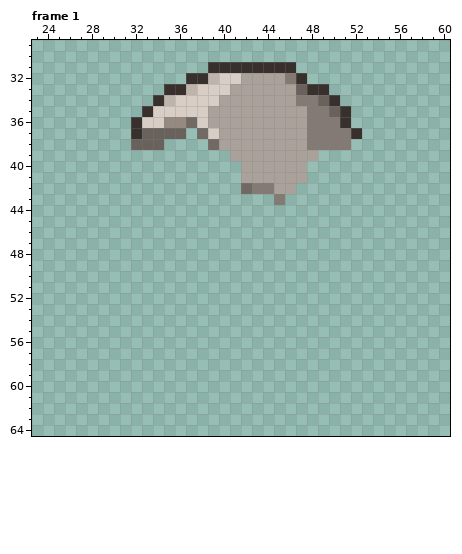
File history of a pixel-art file, Assets/Sprites/Terrin/Sprite-STONE.aseprite. Above, as it was before the edit.
80x80 pixels, 4 frames. Colours within 5 levels of each other are drawn and written as one. Shown: frame 1: x 23..60, y 29..64. The commit also changed other frames, which this record leaves out.
New version:
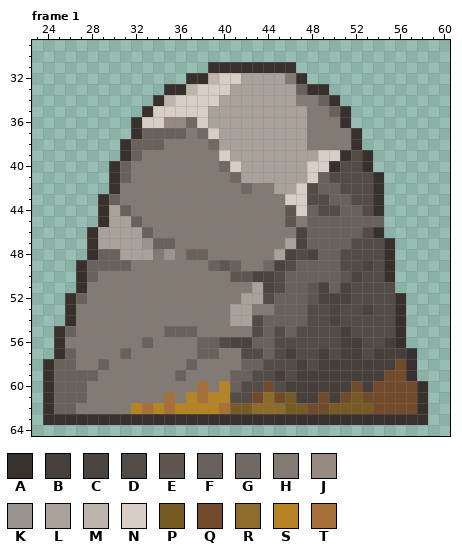
Palette (. is transparent): A #37302c  B #473f3b  C #4a4441  D #534b46  E #5f5650  F #69615c  G #706964  H #837a73  J #968a80  K #9b948e  L #a9a19a  M #bfb4ac  N #d9cec6  P #775b25  Q #724b2c  R #8d6b2b  S #b78423  T #a87039
Change:
{"where": "frame 1, layers \"Layer 4\", \"Layer 6\", \"Layer 5\""}
{"frame":1,"y":37,"x":37,"old":".","new":"H"}
{"frame":1,"y":38,"x":31,"old":".","new":"A"}
{"frame":1,"y":38,"x":35,"old":"....","new":"HHHH"}
{"frame":1,"y":38,"x":52,"old":".","new":"A"}
{"frame":1,"y":39,"x":31,"old":"..........","new":"AFHHHHHHHN"}
{"frame":1,"y":39,"x":49,"old":".....","new":"NNADA"}
{"frame":1,"y":40,"x":30,"old":"............","new":"AFHHHHHHHHGN"}
{"frame":1,"y":40,"x":48,"old":"......","new":"NNADDA"}
{"frame":1,"y":41,"x":30,"old":"............","new":"AFHHHHHHHHHG"}
{"frame":1,"y":41,"x":48,"old":".......","new":"NFDDDDA"}
{"frame":1,"y":42,"x":30,"old":"............","new":"AHHHHHHHHHHH"}
{"frame":1,"y":42,"x":47,"old":"........","new":"NDFFDDDA"}
{"frame":1,"y":43,"x":29,"old":"................","new":"AFHHHHHHHHHHHHHH"}
{"frame":1,"y":43,"x":46,"old":".........","new":"NNDDFFDDA"}
{"frame":1,"y":44,"x":29,"old":"..........................","new":"ALFHHHHHHHHHHHHHHENFDDFFDA"}
{"frame":1,"y":45,"x":29,"old":"..........................","new":"ALLFHHHHHHHHHHHHHEHFFFFFFF"}
{"frame":1,"y":46,"x":28,"old":"...........................","new":"ALLLLFHHHHHHHHHHHHHCFFFFFDA"}
{"frame":1,"y":47,"x":28,"old":"............................","new":"ALLLLKFFHHHHHHHHHHLCFFFFDDDA"}
{"frame":1,"y":48,"x":28,"old":"............................","new":"AFFLLLHKHFFHHHHHHLCDCFFDDDDA"}
{"frame":1,"y":49,"x":27,"old":".............................","new":"AFFFFHHHHHHHFEFHHGCDFFFFDDCDA"}
{"frame":1,"y":50,"x":27,"old":".............................","new":"AFHHHHHHHHHHHHEECCDFFFFFECDDA"}
{"frame":1,"y":51,"x":27,"old":".............................","new":"AHHHHHHHHHHHHHHHLCDFFECFCDDDD"}
{"frame":1,"y":52,"x":26,"old":"...............................","new":"AFHHHHHHHHHHHHHHLLDFFFECCCDDDDA"}
{"frame":1,"y":53,"x":26,"old":"...............................","new":"AHHHHHHHHHHHHHHLLHHFFFDDCDDCDDA"}
{"frame":1,"y":54,"x":26,"old":"...............................","new":"AHHHHHHHHHHHHHHLLDFFFFDDCDDDDDA"}
{"frame":1,"y":55,"x":25,"old":"................................","new":"AFHHHHHHHHFFFHHHHHDFDFDDDDBDDDDA"}
{"frame":1,"y":56,"x":25,"old":"................................","new":"AHHHHHHHFHHHHFFDCCFFDDDDDDBBDDBA"}
{"frame":1,"y":57,"x":25,"old":".................................","new":"AFHHHHFHHHHHHFFHHDDFDBDDBDBBDBBBA"}
{"frame":1,"y":58,"x":24,"old":"..................................","new":"AFFHHFHHHHHHHFHHHHFFDDDBDBBBBBBBQA"}
{"frame":1,"y":59,"x":24,"old":"..................................","new":"AFFFFHHHHHHHFHHHHFFDDBDBBBBBBBBQQA"}
{"frame":1,"y":60,"x":24,"old":"...................................","new":"AFFFHHHHHHHHHHTHSFDDQDBBBBBBQBQQQQA"}
{"frame":1,"y":61,"x":24,"old":"...................................","new":"AFFFHHHHHHHTHSTSSDDQRQPBBQBQPQQQQQA"}
{"frame":1,"y":62,"x":24,"old":"...................................","new":"AFFHHHHHSTSTSSSSTPPRRRPPQQPPPPQQQQA"}
{"frame":1,"y":63,"x":24,"old":"...................................","new":"AAAAAAAAAAAAAAAAAAAAAAAAAAAAAAAAAAA"}
